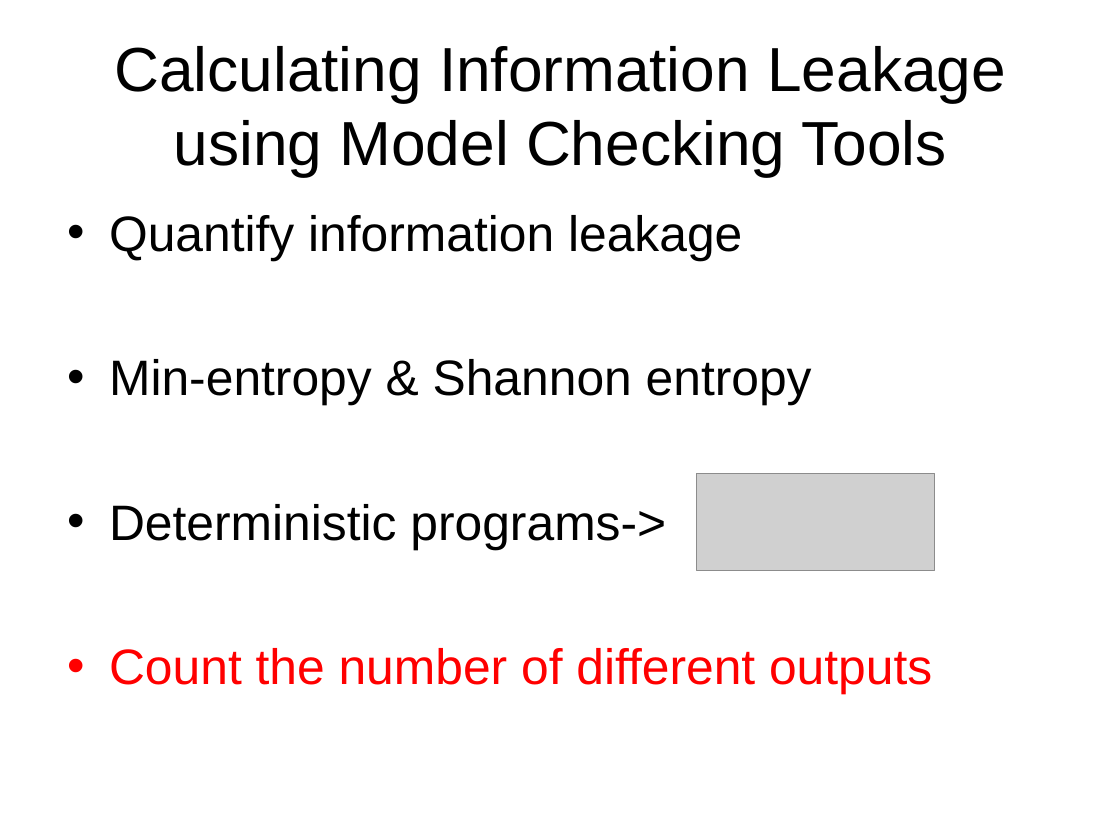
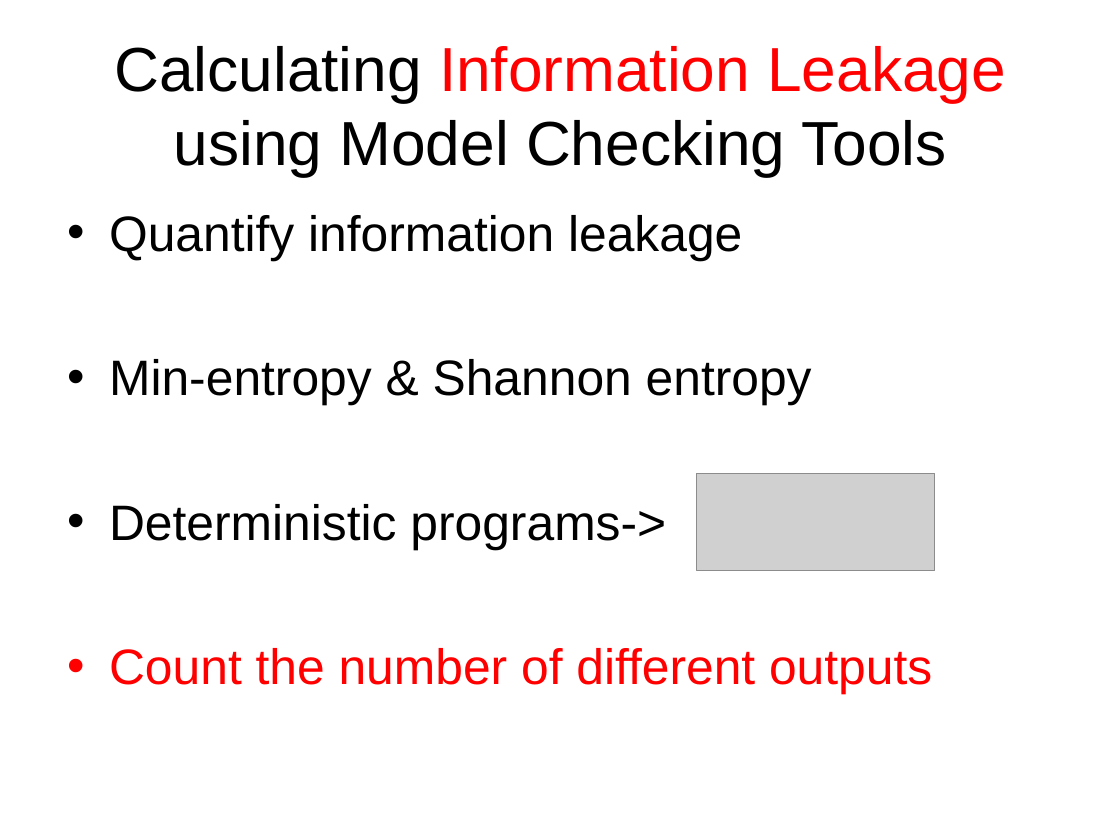
Before and after one commit to chenjiia/Thesis, a slide deck: slide 3 of thesis_presentation/presentation.ppt. Drawn at 1120x840 pixels with LibreOffice and Linux fonts; fonts in the diff are those of the drawing; grey boxes stand for pictures. Boxes give left, top, right and bottom in pixels: in the first picture for what was removed or moved away, otherwise in the second. Text is boxed around its words. In the diff, an @@ line names an element or a change of style, - is before the commit and + after.

```diff
--- a/thesis_presentation/presentation.ppt
+++ b/thesis_presentation/presentation.ppt
@@ title "Calculating Information Leakage using Model ..." at [114,46,1006,176]: text colour #000000 to #FF0000 in "Information Leakage" @@
```
Also in this commit, not shown: 9 other slides changed, 4 slides added, 1 slide removed.
